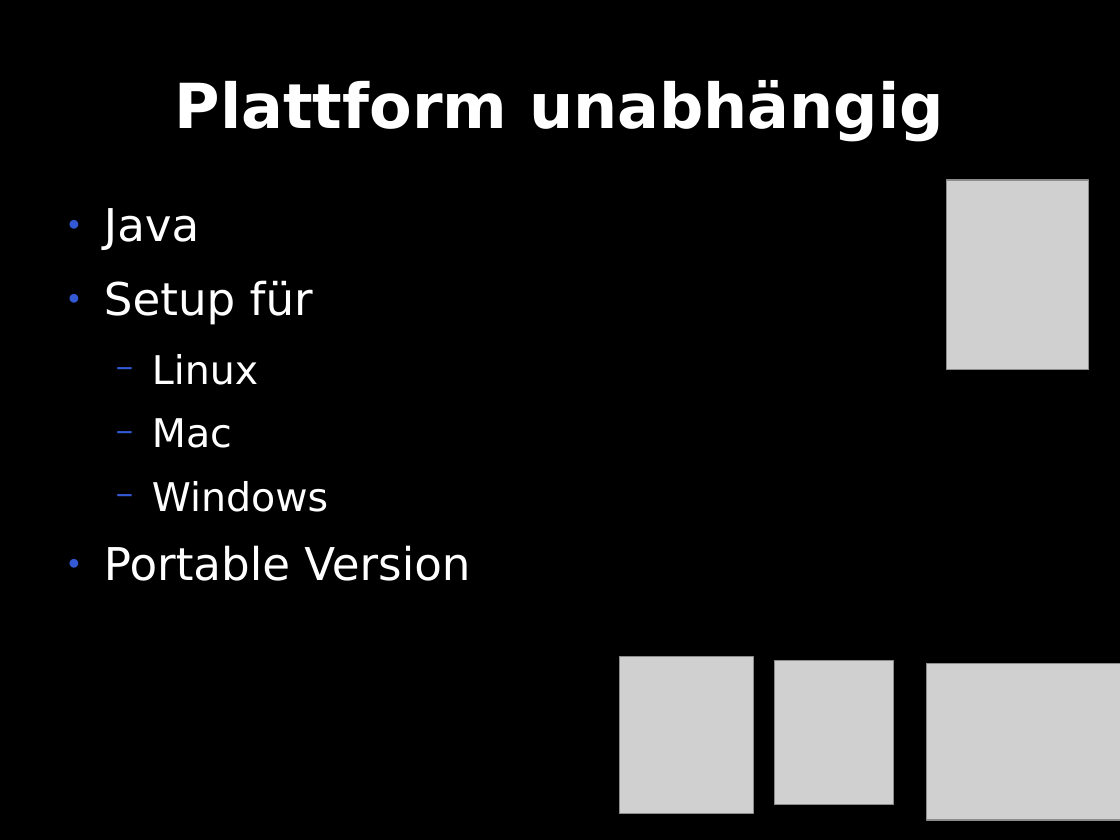
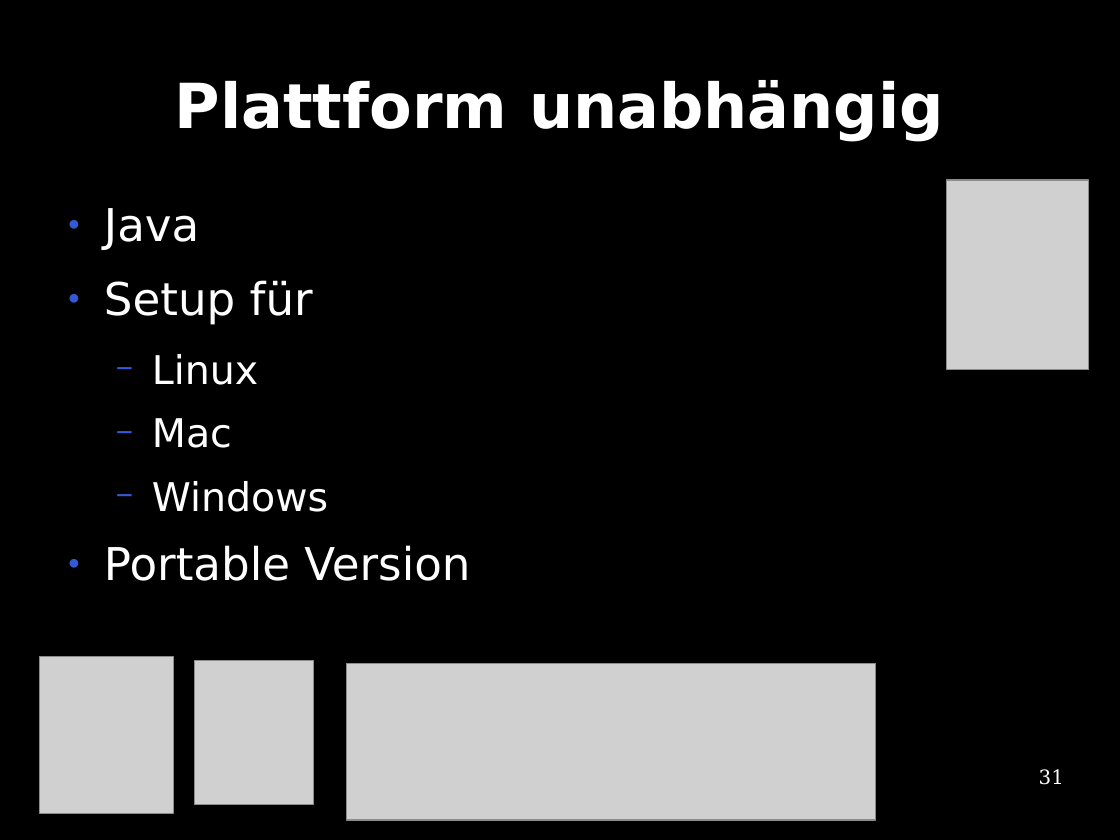
Before and after one commit to te-bachi/SimulationDoc, a slide deck: slide 31 of präsentation/Präsentation.odp (slide 22 before the commit). Drawn at 1120x840 pixels with LibreOffice and Linux fonts; fonts in the diff are those of the drawing; grey boxes stand for pictures; background and template pictures are left out. Boxes give left, top, right and bottom in pixels: in the first picture for what was removed or moved away, otherwise in the second. Text is boxed around its words. In the diff, an @@ line names an element or a change of style, - is before the commit and + after.

```diff
--- a/präsentation/Präsentation.odp
+++ b/präsentation/Präsentation.odp
@@ picture: place and size @@
-picture at (927,664,1120,820)
+picture at (40,657,173,813)
@@ picture: place and size @@
-picture at (774,661,893,805)
+picture at (194,661,313,805)
@@ picture: place and size @@
-picture at (620,657,753,813)
+picture at (347,664,876,820)
@@ page number added at (1039,769,1064,785), 14 pt, text #FFFFFF @@
+31
```
Also in this commit, not shown: 13 other slides changed, 15 slides added, 6 slides removed.
